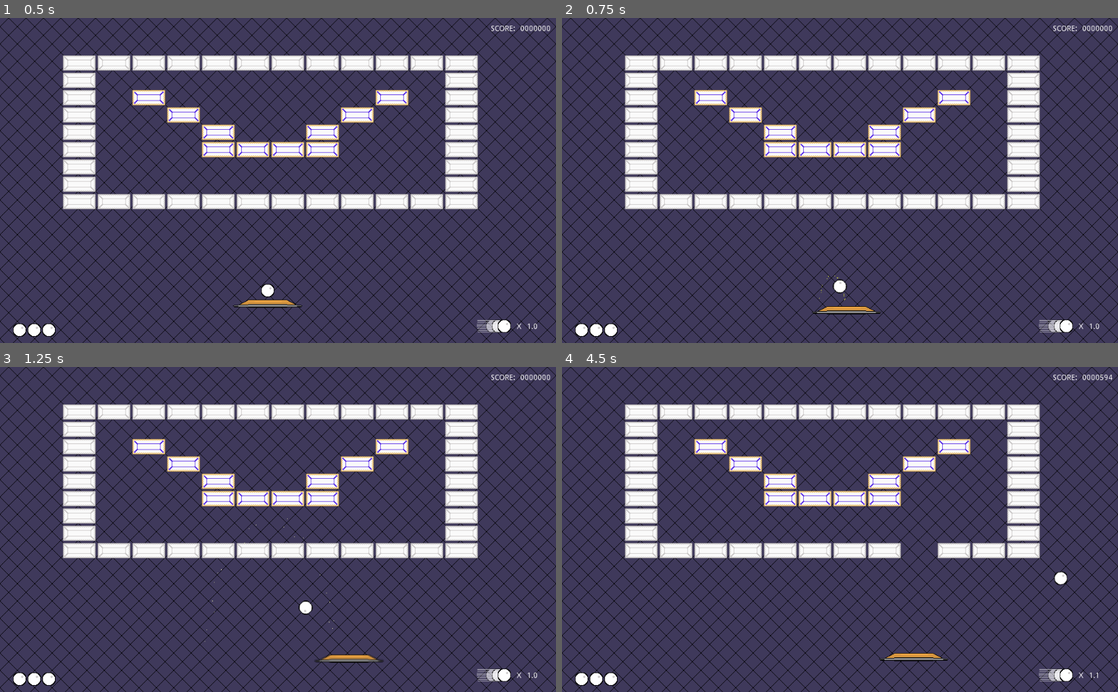
Above: before the commit, frames 1-4 (two rows, left to right).
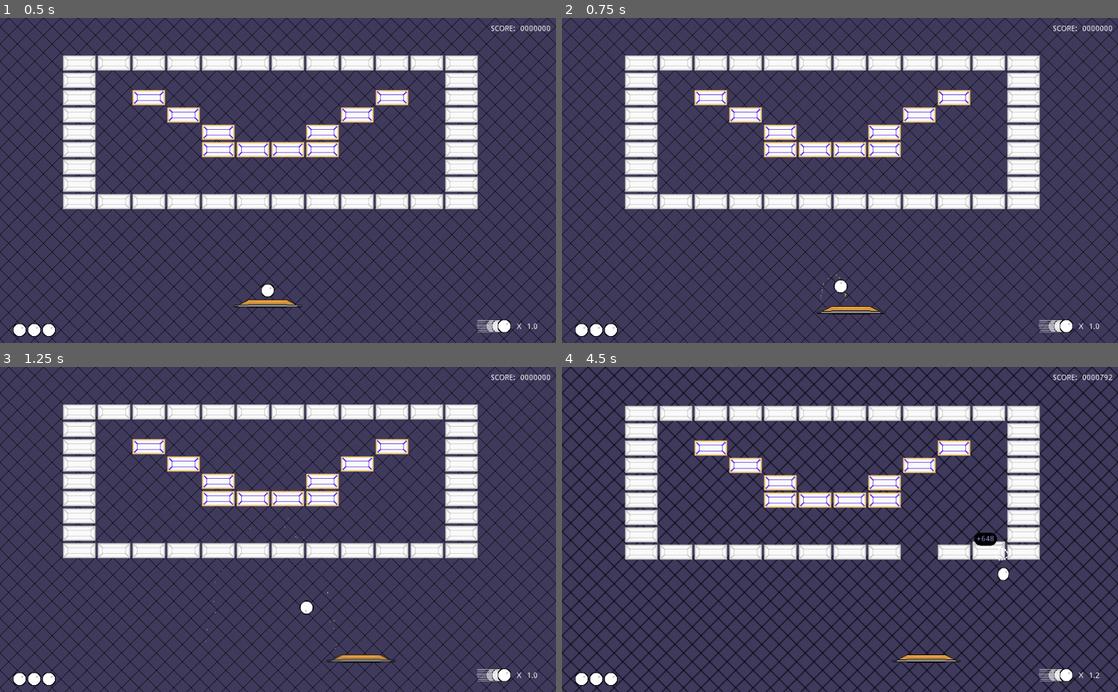
Above: after the commit, the same moments.

Repository: Anatolij-Grigorjev/Breakout4Godot
Game: Godot game, scene res://BreakoutGame.tscn
Same seed, same stepped clock (60 frames per second), same inputs: the game is played once before the commit and once after it.
Inputs (mouse positions are in pixels of both pictures, inside the frame that each line leads up to):
- Up to frame 1 (0.5 s): no input
- Up to frame 2 (0.75 s): tap Enter (ui_accept) at 0.5 s; move the mouse to (962, 164) at 0.52 s; hold Right (ui_right) from 0.53 s (still down); tap Alt at 0.6 s; click (962, 164) at 0.67 s
- Up to frame 3 (1.25 s): keep holding Right (ui_right); tap Enter (ui_accept) at 0.77 s
- Up to frame 4 (4.5 s): release Right (ui_right) at 1.25 s; drag from (728, 545) to (812, 594) at 1.27 s; move the mouse to (895, 458) at 2.02 s; hold Right (ui_right) 2.03-2.75 s; tap Shift at 2.1 s; drag from (812, 594) to (673, 480) at 2.77 s; move the mouse to (1006, 578) at 3.52 s; hold Left (ui_left) 3.53-4.25 s; tap Ctrl at 3.6 s; tap Enter (ui_accept) at 3.77 s; drag from (673, 480) to (756, 448) at 4.27 s

Frame 1 is identical in both runs. In frame 2, 0.1% of the frame differs, in the area x 44-59%, y 78-92%; in frame 3, 0.2%; in frame 4, 8.0%, in the area x 1-99%, y 2-97%.

Commit message:
extract speed blur coef to se[arate export

Diff:
--- a/game/BreakoutGame.tscn
+++ b/game/BreakoutGame.tscn
@@ -69,7 +69,7 @@
 
 [node name="Paddle" parent="." instance=ExtResource( 9 )]
 position = Vector2( 489, 525 )
-acceleration = 200.0
+base_speed = 200.0
 
 [node name="Ball" parent="Paddle" instance=ExtResource( 10 )]
 position = Vector2( 0, -26 )
--- a/game/paddle/Paddle.gd
+++ b/game/paddle/Paddle.gd
@@ -5,6 +5,9 @@
 
 # acceleration added over seconds of consistent movement in same direction
 export(float) var acceleration: float = 150.0
+
+# how high does speed need to be above base to start seeing speed blur
+export(float) var blur_base_speed_coef: float = 1.2
 
 # base amount of travel paddle does recoiling from ball
 export(float) var base_ball_recoil = 7
@@ -80,9 +83,9 @@
 
 
 func _calc_speed_blur(current_speed: float) -> float:
-	if current_speed < base_speed * 1.5:
+	if current_speed < base_speed * blur_base_speed_coef:
 		return 0.0
-	return current_speed / (base_speed * 1.5)
+	return current_speed / (base_speed * blur_base_speed_coef)
 
 
 func _launch_ball():
